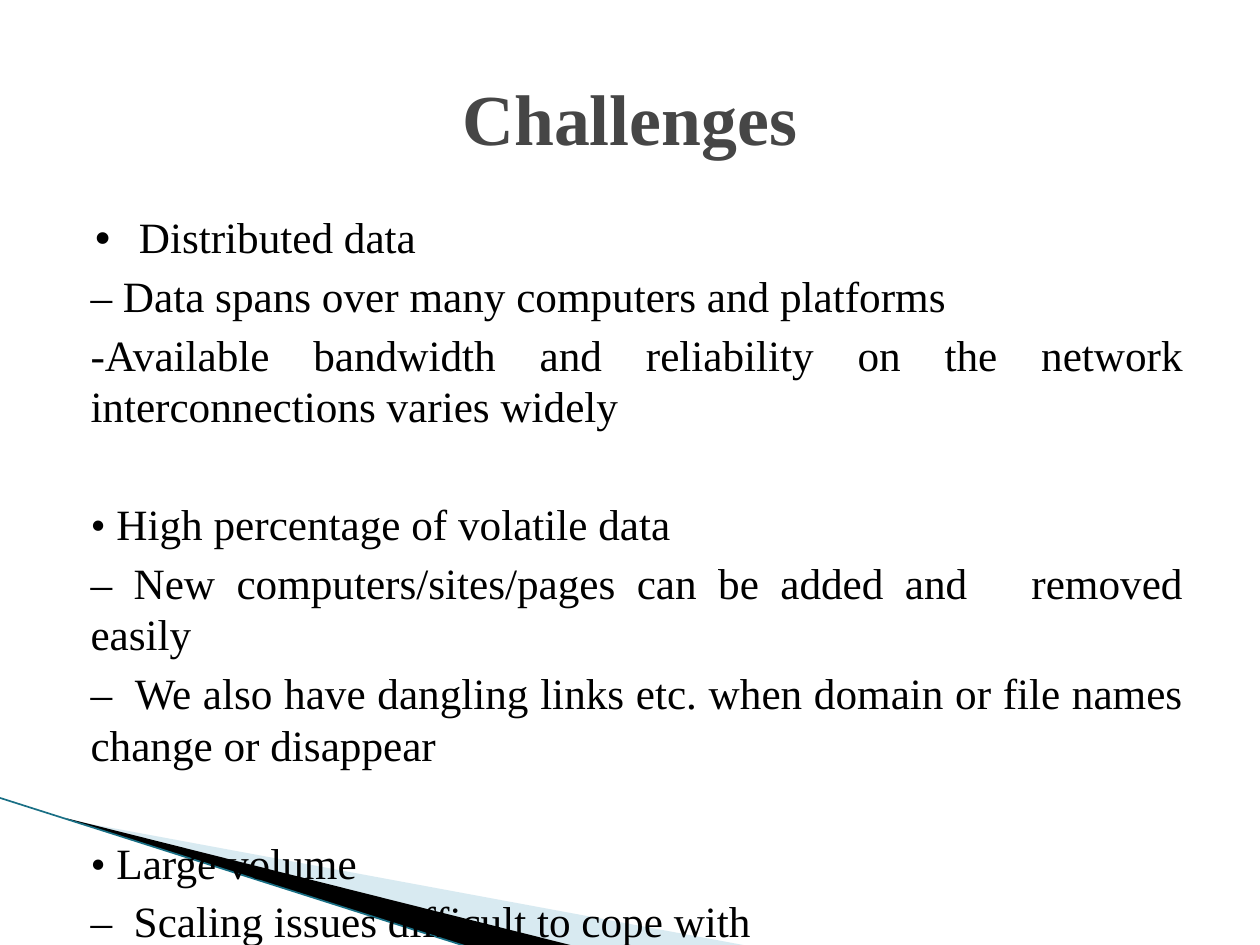
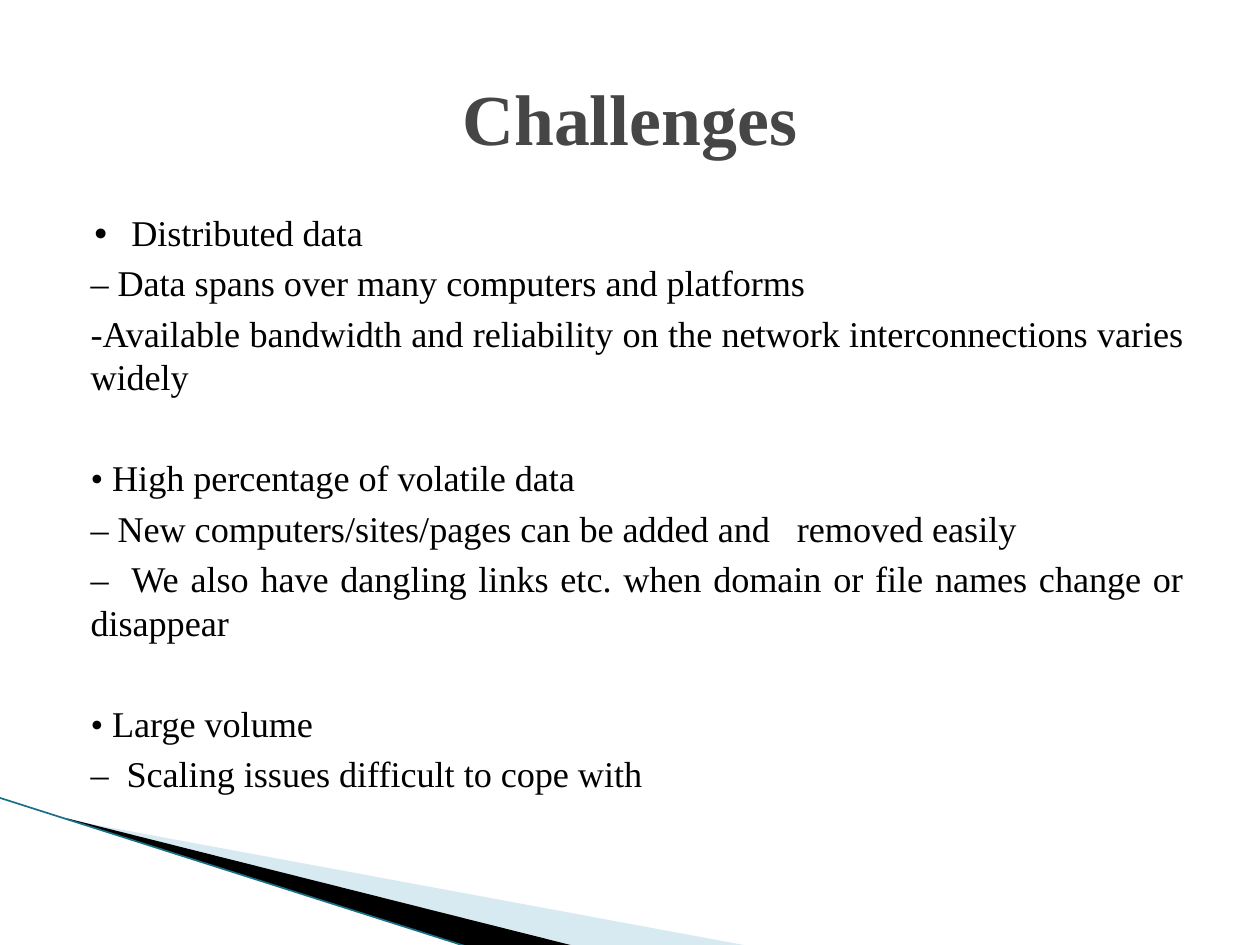
Before and after one commit to jagdishbutte/endsem, a slide deck: slide 3 of ISR/ISR Unit 5 - WEB SEARCHING.pptx. Drawn at 1260x945 pixels with LibreOffice and Linux fonts; fonts in the diff are those of the drawing; background and template pictures are left out. Boxes give left, top, right and bottom in pixels: in the first picture for what was removed or moved away, otherwise in the second. Text is boxed around its words. In the diff, an @@ line names an element or a change of style, - is before the commit and + after.

```diff
--- a/ISR/ISR Unit 5 - WEB SEARCHING.pptx
+++ b/ISR/ISR Unit 5 - WEB SEARCHING.pptx
@@ text "• Distributed data" at (91,221,1183,794): size 22.9 to 19.3 pt in "•"; size 24.6 to 20.7 pt @@
@@ line (0, 798) - (467, 945): stroke #97C5D8 0.95 pt to #196F85 0.95 pt @@
```
Also in this commit, not shown: 36 other slides changed, 12 other files.
